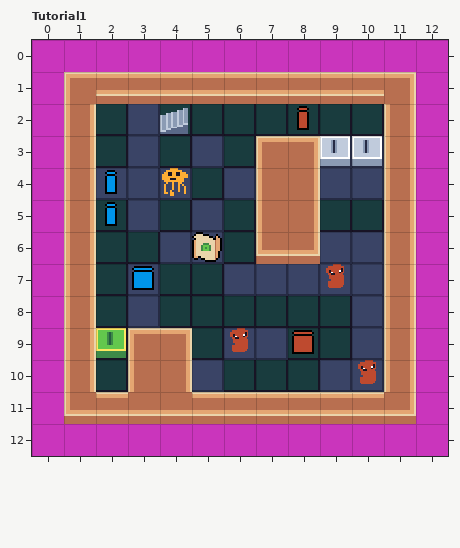
A LDtk project gets an edit: res/LevelProject.ldtk. That is the earlier state.
Cells are 16x16 px. Shown: Tutorial1 x 0..12, y 0..12.
After:
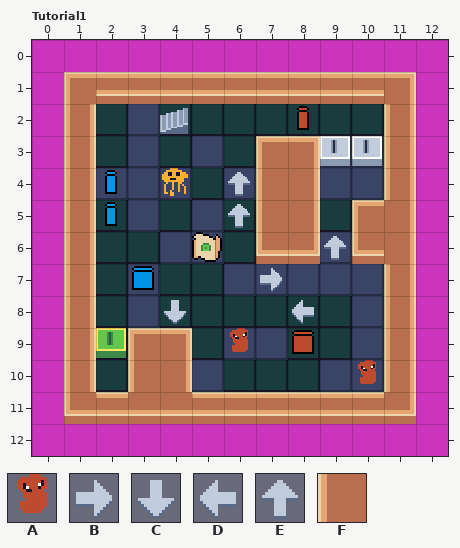
Key: from "Entities": A 128, B 131, C 132, D 133, E 134; from "Walls": F 1 "Wall".
_ is an empty cell.
Objects are placed by their top-left corner, in cells (3,4 is the top-left corner of cell 3,4); size is 1x1 cell unless given.
The exact change:
Layer "Walls":
y 5..6: x 10 _ -> F
Layer "Entities":
added: B "ArrowRight" at 7,7 size 0.9x0.9
added: E "ArrowUp" at 9,6 size 0.9x0.9
added: C "ArrowDown" at 4,8 size 0.9x0.9
added: E "ArrowUp" at 6,5 size 0.9x0.9
added: E "ArrowUp" at 6,4 size 0.9x0.9
added: D "ArrowLeft" at 8,8 size 0.9x0.9
removed: A "Enemy" at 9,7 size 0.9x0.9
